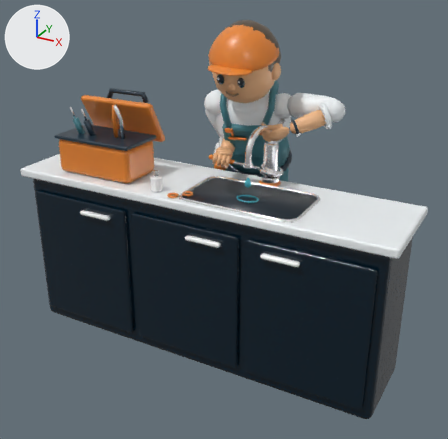
The glTF model public/modelle/bild-1.glb as it was, and as the next commit left it.
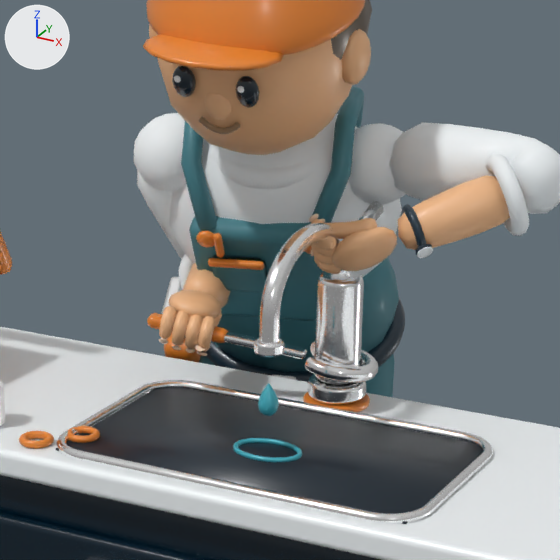
Old and new are each drawn whole from a 50 mm camera at (1.42, -2.18, 1.98) aimed at (0.01, 0.39, 0.69) and again close up on the part from 36% to 76% of the width and 12% to 53% of the height. Every picture has the same lights, and +X, +Y and +Z are marked at upper left. The first two pictures are the older version. Where no turn or scale is listed for an object, it has been applied to the vertices. Vertices at exactly the same position are counted once.

The scene before the commit, as lines of its bpy script (objects in view):
```python
ob_auslauf = bpy.data.objects.new('Auslauf', me_auslauf)
ob_auslauf.location = (-0.078, 0.288, 1.103)
ob_deckel = bpy.data.objects.new('Deckel', me_deckel)
ob_deckel.location = (-0.234, 0.438, 0.943)
ob_fachkraft1daumen = bpy.data.objects.new('Fachkraft1Daumen', me_fachkraft1daumen)
ob_fachkraft1daumen.location = (0.202, 0.436, 1.321)
ob_fachkraftarm1 = bpy.data.objects.new('FachkraftArm1', me_fachkraftarm1)
ob_fachkraftarm1.location = (0.189, 0.621, 1.165)
ob_fachkraftauge1 = bpy.data.objects.new('FachkraftAuge1', me_fachkraftauge1)
ob_fachkraftauge1.location = (0.109, 0.277, 1.43)
# also in view: 'Dreher1' at (-0.19, 0.49, 0.66); 'Becken' at (0.18, 0.47, 0.46); 'Sockel' at (0.0, 0.24, 0.44); 'FachkraftBraue1' at (0.1, 0.43, 1.51); 'Arbeitsplatte' at (0.0, 0.25, 0.9)
```
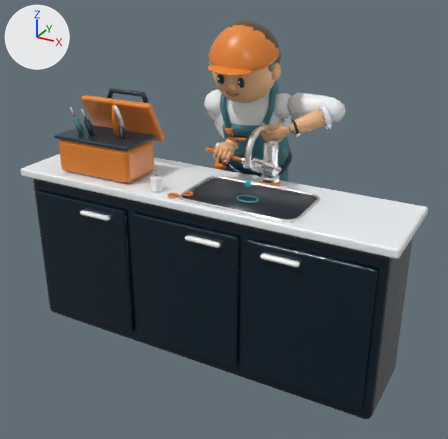
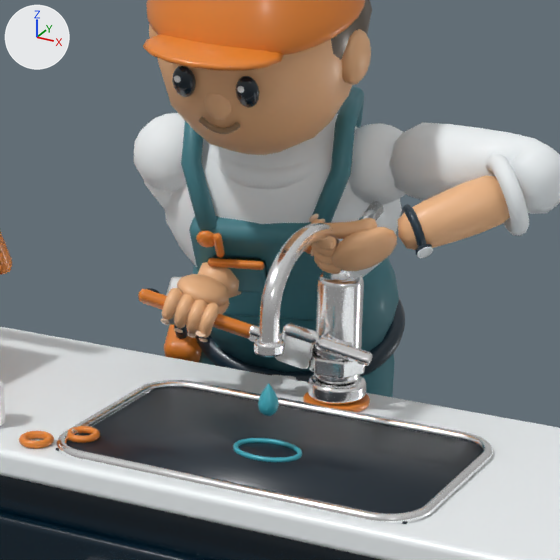
Where the newer file only moved an object's origin or applied its transform, the numbers keep the older frame.

Diff of the bpy script that builds the scene:
```diff
--- a/public/modelle/bild-1.glb.py
+++ b/public/modelle/bild-1.glb.py
@@ me_auslauf @@
-me_auslauf.from_pydata(...)  # 3484 vertices, 6924 faces; spans x -0.626..0.626, y -0.266..0.266, z -0.184..0.184
+me_auslauf.from_pydata(...)  # 3758 vertices, 7432 faces; spans x -0.626..0.626, y -0.266..0.266, z -0.184..0.184
+# me_auslauf part 1: the loose piece of 1310 vertices spanning x 0.269..0.392, y 0.068..0.197, z -0.132..-0.091 is rebuilt with 84 vertices and now spans x 0.284..0.373, y 0.091..0.173, z -0.125..-0.095
+# me_auslauf part 2: 56 vertices removed from x 0.058..0.285, y 0.024..0.126, z -0.107..-0.053; 1556 vertices added at x 0.19..0.395, y 0.051..0.185, z -0.16..-0.036
 me_auslauf.materials.append(mat_fx_weiss_0_16_1_0_0_0)
@@ me_deckel @@
 me_deckel.from_pydata(...)  # 4366 vertices, 8672 faces; spans x -0.536..0.536, y -0.414..0.414, z -0.724..0.724
+# me_deckel part 3: a new loose piece of 56 vertices spanning x 0.186..0.364, y -0.135..-0.053, z 0.079..0.154, in mat_fx_icon_handwerk_0_42_0_0_0_35 (orange #e8842a)
+# me_deckel part 4: the loose piece of 56 vertices spanning x 0.2..0.324, y -0.132..-0.066, z 0.072..0.113 is deleted
 me_deckel.materials.append(mat_fx_icon_handwerk_0_42_0_0_0_35)
@@ me_fachkraft1daumen @@
-me_fachkraft1daumen.from_pydata(...)  # 1710 vertices, 3344 faces; spans x -0.29..0.29, y -0.169..0.169, z -0.318..0.318
+me_fachkraft1daumen.from_pydata(...)  # 1710 vertices, 3344 faces; spans x -0.277..0.29, y -0.169..0.178, z -0.297..0.318
+# me_fachkraft1daumen part 5: the loose piece of 90 vertices spanning x -0.176..-0.138, y -0.113..-0.022, z -0.311..-0.267 is multiplied about its middle by the matrix ((0.992, 0.129, 0.0), (-0.129, 0.991, 0.039), (0.005, -0.038, 0.999)), then moved by (0.008, 0.0, 0.023)
+# me_fachkraft1daumen part 6: the loose piece of 74 vertices spanning x -0.208..-0.184, y -0.138..-0.102, z -0.298..-0.249 is multiplied about its middle by the matrix ((0.983, 0.177, 0.054), (-0.18, 0.982, 0.052), (-0.044, -0.06, 0.997)), then moved by (0.005, 0.005, 0.03)
+# me_fachkraft1daumen part 7: the loose piece of 58 vertices spanning x -0.29..-0.177, y -0.008..0.169, z -0.317..-0.232 is multiplied about its middle by the matrix ((0.995, 0.095, -0.005), (-0.095, 0.995, 0.021), (0.007, -0.02, 1.0)), then moved by (0.026, 0.008, 0.022)
+# me_fachkraft1daumen part 8: the loose piece of 90 vertices spanning x -0.173..-0.145, y -0.124..-0.088, z -0.316..-0.259 is rebuilt with 90 vertices and now spans x -0.17..-0.14, y -0.124..-0.086, z -0.291..-0.234
+# me_fachkraft1daumen part 9: the loose piece of 90 vertices spanning x -0.152..-0.126, y -0.118..-0.081, z -0.318..-0.262 is rebuilt with 90 vertices and now spans x -0.149..-0.12, y -0.119..-0.082, z -0.295..-0.239
+# me_fachkraft1daumen part 10: a new loose piece of 114 vertices spanning x -0.212..-0.128, y -0.103..-0.003, z -0.259..-0.212, in mat_f2bb8a_0_45_0_0_0_12 (beige #f2bb8a)
+# me_fachkraft1daumen part 11: a new loose piece of 90 vertices spanning x -0.188..-0.16, y -0.128..-0.091, z -0.283..-0.228, in mat_f2bb8a_0_45_0_0_0_12 (beige #f2bb8a)
+# me_fachkraft1daumen part 12: 204 vertices removed from x -0.226..-0.139, y -0.131..-0.007, z -0.311..-0.238
 me_fachkraft1daumen.materials.append(mat_f2bb8a_0_45_0_0_0_12)
@@ me_fachkraftarm1 @@
-me_fachkraftarm1.from_pydata(...)  # 2638 vertices, 5248 faces; spans x -0.361..0.361, y -0.164..0.164, z -0.187..0.187
+me_fachkraftarm1.from_pydata(...)  # 2638 vertices, 5248 faces; spans x -0.354..0.361, y -0.164..0.164, z -0.168..0.187
+# me_fachkraftarm1 part 13: the loose piece of 640 vertices spanning x -0.308..-0.186, y -0.06..0.002, z -0.187..-0.06 is multiplied about its middle by the matrix ((0.995, 0.094, -0.021), (-0.093, 0.995, 0.016), (0.023, -0.014, 1.0)), then moved by (0.033, 0.01, 0.02)
+# me_fachkraftarm1 part 14: 529 of 2638 vertices moved; they spanned x -0.361..0.101, y -0.161..0.164, z -0.168..0.185 and now span x -0.35..0.101, y -0.161..0.164, z -0.168..0.185; mean shift (0.003, 0.001, 0.002); largest move (-0.169, 0.104, -0.149) -> (-0.114, -0.101, 0.166)
 me_fachkraftarm1.materials.append(mat_fx_kalk_0_6_0_0_0_1)
```

Pixel boxes [x1, y1, x2, y2] of what changed, in the close-ups (560 x 560 px; the box of a moved part takes in the faces that stretch with it):
'FachkraftArm1', reshaped
    before: [134, 113, 560, 290]
    after: [134, 113, 560, 278]
'Fachkraft1Daumen', reshaped
    before: [149, 23, 510, 352]
    after: [149, 23, 510, 338]
part 1 of me_auslauf, rebuilt
    before: [305, 341, 378, 383]
    after: [311, 353, 365, 379]
part 2 of me_auslauf, built on
    before: [224, 331, 307, 359]
    after: [247, 323, 372, 372]
part 3 of me_deckel, added (orange)
    after: [138, 289, 252, 338]
part 4 of me_deckel, deleted
    before: [147, 313, 228, 343]
part 5 of me_fachkraft1daumen, moved or reshaped (mostly hidden)
    before: [196, 313, 222, 345]
    after: [197, 300, 230, 330]
part 6 of me_fachkraft1daumen, moved or reshaped
    before: [159, 306, 177, 339]
    after: [162, 288, 183, 320]
part 7 of me_fachkraft1daumen, moved or reshaped
    before: [183, 263, 230, 308]
    after: [198, 262, 241, 298]
part 8 of me_fachkraft1daumen, rebuilt (16% wider)
    before: [185, 314, 203, 349]
    after: [186, 299, 207, 334]
part 9 of me_fachkraft1daumen, rebuilt (16% wider)
    before: [198, 316, 216, 352]
    after: [199, 303, 220, 338]
part 10 of me_fachkraft1daumen, added (beige)
    after: [177, 274, 230, 306]
part 11 of me_fachkraft1daumen, added (beige)
    after: [174, 294, 194, 329]
part 12 of me_fachkraft1daumen, deleted (beige)
    before: [169, 290, 222, 346]
part 13 of me_fachkraftarm1, moved or reshaped (not visible afterwards)
    before: [178, 254, 193, 290]
part 14 of me_fachkraftarm1, moved or reshaped
    before: [137, 113, 405, 278]
    after: [144, 113, 405, 278]
